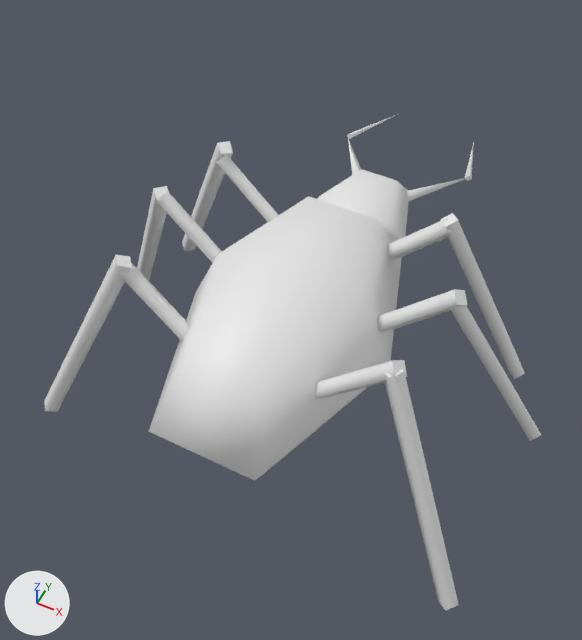
Renders of the glTF model test3d/assets/bug.glb from each side of a commit.
The view is the same before and after, from a 50 mm lens placed at (1.51, -3.93, 7.69), pointed at (-1.1, 1.31, 1.15). Arrows for +X, +Y and +Z are at lower left; the lights stay in place. The first picture is the older version. Materials are left out; every surface is plain grey. Where no turn or scale is listed for an object, it has been applied to the vertices. Vertices at exactly the same position are counted once.

Names of what the first picture shows: 'cone', 'cone_1', 'cone_copy', 'cone_copy_1', 'cylinder', 'cylinder_copy', 'cylinder_copy_copy', 'cylinder_copy_copy_1', 'cylinder_copy_copy_copy', 'cylinder_copy_copy_copy_copy', 'cylinder_copy_copy_copy_copy_1', 'cylinder_copy_copy_copy_copy_copy', 'cylinder_copy_copy_copy_copy_copy_copy', 'cylinder_copy_copy_copy_copy_copy_copy_copy', 'cylinder_copy_copy_copy_copy_copy_copy_copy_copy', 'cylinder_copy_copy_copy_copy_copy_copy_copy_copy_copy', 'sphere', 'sphere_1'.
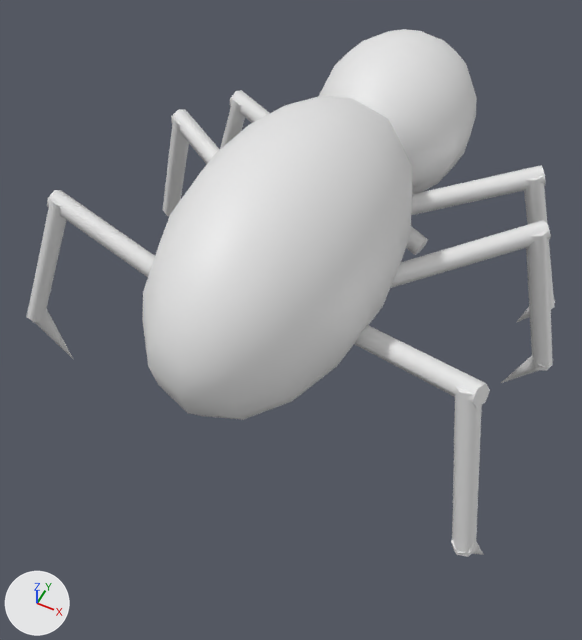
ob_model is not drawn itself; it is the parent of ob_leg1, ob_leg2, ob_leg3, ob_leg4, ob_leg5, ob_leg6, ob_gap1, ob_gap2.

Changed parts and their boxes [x1, y1, x2, y2] in the pictures (582 x 640 px):
'sphere', reshaped, turned, moved, rescaled: before [317, 169, 409, 240]; after [142, 96, 412, 420]
'sphere_1', reshaped, turned, moved, rescaled: before [149, 196, 402, 481]; after [318, 29, 477, 194]
'Merged_animated_child_1', added: after [354, 325, 490, 557]
'Merged_animated_child_2', added: after [391, 220, 553, 383]
'Merged_animated_child_6', added: after [27, 190, 155, 358]
'cylinder_copy_copy_copy_copy_copy_copy', deleted: before [384, 370, 459, 611]
'Merged_animated_child_3', added: after [411, 165, 555, 323]
'cylinder_copy_copy_copy_copy_copy_copy_copy_copy_copy', deleted: before [44, 255, 132, 412]
'cylinder_copy_copy_copy_copy_1', deleted: before [440, 213, 525, 379]
'Merged_animated_child_5', added: after [163, 109, 220, 216]
'cylinder_copy_copy_copy_copy_copy', deleted: before [450, 306, 541, 441]
'cylinder_copy_copy_copy', deleted: before [377, 289, 467, 332]
'cylinder_copy_copy_copy_copy', deleted: before [314, 360, 407, 398]
'Merged_animated_child_4', added: after [220, 90, 428, 255]
'cylinder_copy_copy', deleted: before [119, 260, 189, 342]
'cylinder_copy_copy_copy_copy_copy_copy_copy', deleted: before [182, 141, 233, 251]
'cylinder_copy_copy_copy_copy_copy_copy_copy_copy', deleted: before [137, 186, 169, 281]
'cylinder_copy', deleted: before [156, 191, 222, 263]
'cylinder_copy_copy_1', deleted: before [387, 219, 453, 260]
'cylinder', deleted: before [216, 156, 278, 222]
'cone', deleted: before [407, 178, 467, 201]
'cone_copy_1', deleted (mostly hidden): before [348, 139, 361, 175]
'cone_copy', deleted: before [347, 114, 398, 139]
'cone_1', deleted: before [464, 142, 474, 181]

The change, as a list of edits to the scene's bpy script:
```text
Change me_mesh_16:
    used by ob_sphere; parent = ob_body; location = (1.041, -2.71, 1.305); scale = (0.637, 1.1, 0.485)
    remove me_mesh_16.from_pydata(...)  # 28 vertices, 36 faces; spans x -1.0..1.0, y -0.87..0.87, z -1.0..1.0
    add me_mesh_16.from_pydata(...)  # 189 vertices, 352 faces; spans x -1.0..1.0, y -1.0..1.0, z -1.0..1.0
    me_mesh_16 part 1: 17 vertices removed from x -0.5..0.5, y -0.87..0.87, z -1.0..0.71; 178 vertices added at x -0.97..0.97, y -1.0..1.0, z -0.97..0.97
Change me_mesh_17:
    used by ob_sphere_1; parent = ob_body; location = (1.0, -1.0, 1.32); scale = (1.14, 2.01, 1.0)
    remove me_mesh_17.from_pydata(...)  # 28 vertices, 36 faces; spans x -1.0..1.0, y -0.87..0.87, z -1.0..1.0
    add me_mesh_17.from_pydata(...)  # 189 vertices, 352 faces; spans x -1.0..1.0, y -1.0..1.0, z -1.0..1.0
    me_mesh_17 part 2: 17 vertices removed from x -0.5..0.5, y -0.87..0.87, z -1.0..0.71; 178 vertices added at x -0.97..0.97, y -1.0..1.0, z -0.97..0.97
Change ob_model:
    ob_model.rotation_euler: (0.0, 0.0, 3.125) -> (0.0, 0.0, 0.0)  # degrees (0, 0, 179) -> degrees (0, 0, 0)
Remove ob_cylinder:
    ob_cylinder = bpy.data.objects.new('cylinder', me_mesh_0)
Remove ob_cylinder_copy:
    ob_cylinder_copy = bpy.data.objects.new('cylinder_copy', me_mesh_1)
Remove ob_cylinder_copy_copy:
    ob_cylinder_copy_copy = bpy.data.objects.new('cylinder_copy_copy', me_mesh_2)
Remove ob_cylinder_copy_copy_1:
    ob_cylinder_copy_copy_1 = bpy.data.objects.new('cylinder_copy_copy_1', me_mesh_3)
Remove ob_cylinder_copy_copy_copy:
    ob_cylinder_copy_copy_copy = bpy.data.objects.new('cylinder_copy_copy_copy', me_mesh_4)
Remove ob_cylinder_copy_copy_copy_copy:
    ob_cylinder_copy_copy_copy_copy = bpy.data.objects.new('cylinder_copy_copy_copy_copy', me_mesh_5)
Remove ob_cylinder_copy_copy_copy_copy_1:
    ob_cylinder_copy_copy_copy_copy_1 = bpy.data.objects.new('cylinder_copy_copy_copy_copy_1', me_mesh_6)
Remove ob_cylinder_copy_copy_copy_copy_copy:
    ob_cylinder_copy_copy_copy_copy_copy = bpy.data.objects.new('cylinder_copy_copy_copy_copy_copy', me_mesh_7)
Remove ob_cylinder_copy_copy_copy_copy_copy_copy:
    ob_cylinder_copy_copy_copy_copy_copy_copy = bpy.data.objects.new('cylinder_copy_copy_copy_copy_copy_copy', me_mesh_8)
Remove ob_cylinder_copy_copy_copy_copy_copy_copy_copy:
    ob_cylinder_copy_copy_copy_copy_copy_copy_copy = bpy.data.objects.new('cylinder_copy_copy_copy_copy_copy_copy_copy', me_mesh_9)
Remove ob_cylinder_copy_copy_copy_copy_copy_copy_copy_copy:
    ob_cylinder_copy_copy_copy_copy_copy_copy_copy_copy = bpy.data.objects.new('cylinder_copy_copy_copy_copy_copy_copy_copy_copy', me_mesh_10)
Remove ob_cylinder_copy_copy_copy_copy_copy_copy_copy_copy_copy:
    ob_cylinder_copy_copy_copy_copy_copy_copy_copy_copy_copy = bpy.data.objects.new('cylinder_copy_copy_copy_copy_copy_copy_copy_copy_copy', me_mesh_11)
Remove ob_cone:
    ob_cone = bpy.data.objects.new('cone', me_mesh_12)
Remove ob_cone_1:
    ob_cone_1 = bpy.data.objects.new('cone_1', me_mesh_13)
Remove ob_cone_copy:
    ob_cone_copy = bpy.data.objects.new('cone_copy', me_mesh_14)
Remove ob_cone_copy_1:
    ob_cone_copy_1 = bpy.data.objects.new('cone_copy_1', me_mesh_15)
Change ob_sphere:
    ob_sphere.parent: ob_body -> ob_subgroup_7
    ob_sphere.location: (1.041, -2.71, 1.305) -> (-0.934, 0.907, 2.613)
    ob_sphere.scale: (0.637, 1.1, 0.485) -> (1.0, 1.87, 1.16)
Change ob_sphere_1:
    ob_sphere_1.location: (1.0, -1.0, 1.32) -> (-0.866, 3.394, 2.548)
    ob_sphere_1.scale: (1.14, 2.01, 1.0) -> (0.86, 1.08, 0.86)
Add ob_subgroup_7:
    ob_subgroup_7 = bpy.data.objects.new('Subgroup_7', None)
    ob_subgroup_7.parent = ob_model
    ob_subgroup_7.location = (0.0, 0.0, 0.0)
Add ob_merged_animated_child_6:
    ob_merged_animated_child_6 = bpy.data.objects.new('Merged_animated_child_6', me_mesh_5_1)  # 42 vertices, 72 faces; spans x -1.63..1.51, y -0.35..0.19, z -2.41..0.29
    ob_merged_animated_child_6.location = (-2.22, 0.48, 2.38)
Add ob_merged_animated_child_5:
    ob_merged_animated_child_5 = bpy.data.objects.new('Merged_animated_child_5', me_mesh_4_1)  # 42 vertices, 72 faces; spans x -1.73..1.18, y -0.81..0.93, z -2.32..0.33
    ob_merged_animated_child_5.location = (-1.73, 1.9, 2.37)
Add ob_merged_animated_child_4:
    ob_merged_animated_child_4 = bpy.data.objects.new('Merged_animated_child_4', me_mesh_3_1)  # 42 vertices, 72 faces; spans x -1.54..1.55, y -0.47..0.76, z -2.38..0.27
    ob_merged_animated_child_4.location = (-1.54, 2.57, 2.46)
Add ob_merged_animated_child_3:
    ob_merged_animated_child_3 = bpy.data.objects.new('Merged_animated_child_3', me_mesh_2_1)  # 42 vertices, 72 faces; spans x -1.2..1.67, y -0.75..0.93, z -2.25..0.35
    ob_merged_animated_child_3.location = (-0.26, 2.43, 2.36)
Add ob_merged_animated_child_2:
    ob_merged_animated_child_2 = bpy.data.objects.new('Merged_animated_child_2', me_mesh_1_1)  # 42 vertices, 72 faces; spans x -1.1..1.49, y -0.86..1.02, z -2.36..0.27
    ob_merged_animated_child_2.location = (0.1, 1.45, 2.31)
Add ob_merged_animated_child_1:
    ob_merged_animated_child_1 = bpy.data.objects.new('Merged_animated_child_1', me_mesh_0_1)  # 42 vertices, 72 faces; spans x -1.2..1.68, y -0.54..1.01, z -2.22..0.36
    ob_merged_animated_child_1.location = (-0.07, 0.12, 2.37)
```
